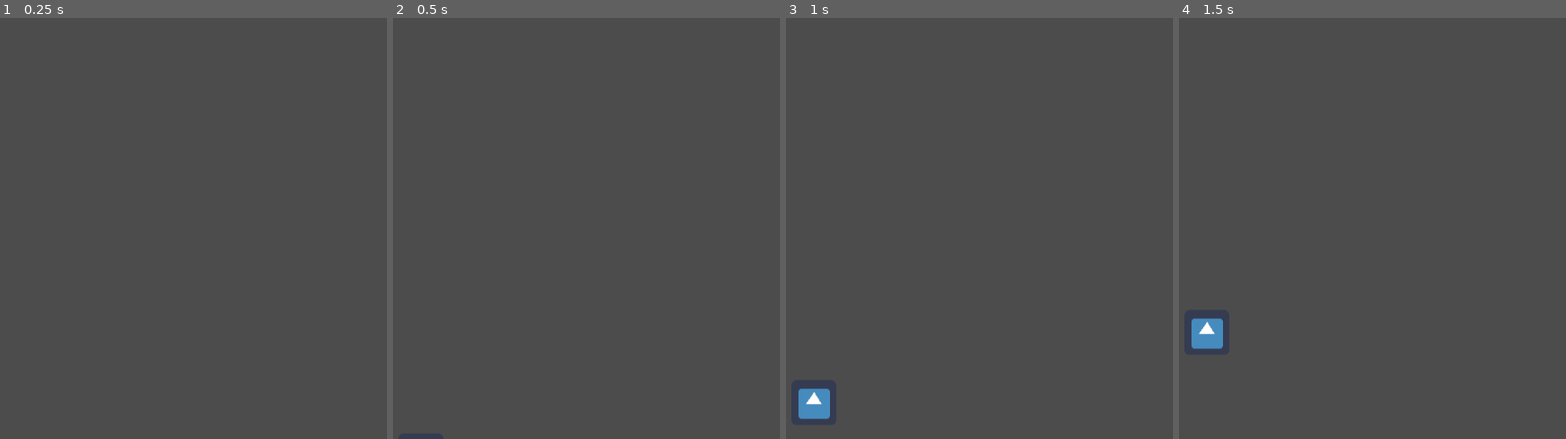
Above: before the commit, frames 1-4 (left to right).
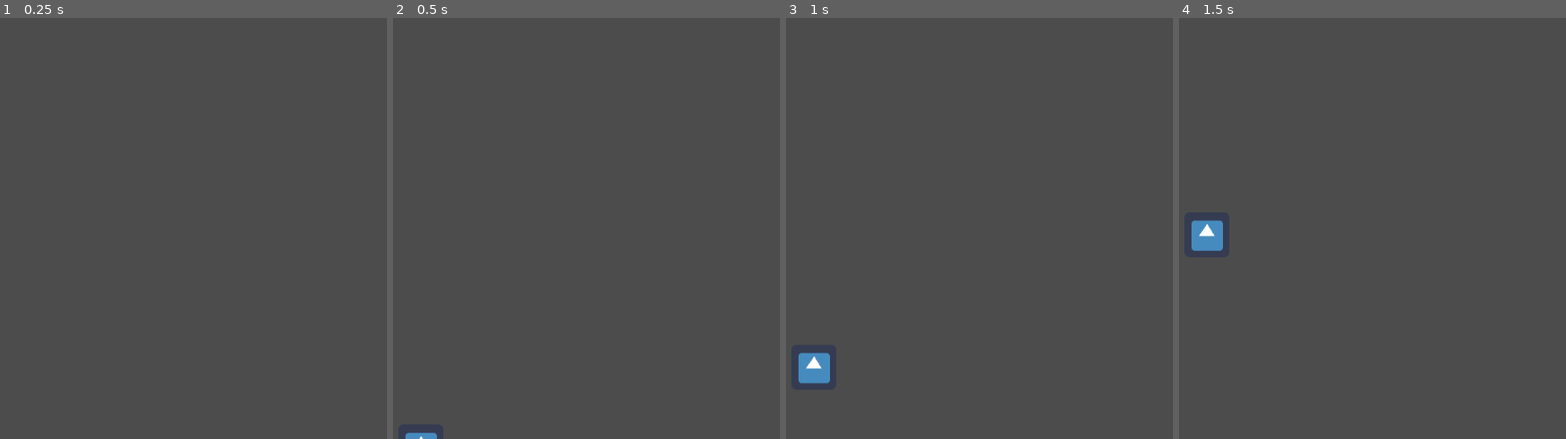
Above: after the commit, the same moments.

Repository: nicohi/terrific-lights-multiplayer
Game: Godot game, scene res://Map.tscn
Two runs of this game, one before a commit and one after it. Both use one fixed random seed, a clock stepped at 60 frames per second and the inputs below. The engine's default icon, where the game draws it, is replaced by a stand-in: a white triangle on a blue panel in a dark square.
Inputs:
- Up to frame 1 (0.25 s): no input
- Up to frame 2 (0.5 s): no input
- Up to frame 3 (1 s): tap Enter at 0.5 s
- Up to frame 4 (1.5 s): no input

Frame 1 is identical in both runs. In frame 2, 0.1% of the frame differs, in the area x 3-12%, y 98-100%; in frame 3, 1.2%, in the area x 3-12%, y 79-96%; in frame 4, 1.2%.

Commit message:
The car slows down when it's turning.

Diff:
--- a/Car/Car.gd
+++ b/Car/Car.gd
@@ -2,9 +2,10 @@
 
 class_name Car
 
-const ACCELERATION := 200
-const MAX_SPEED := 200
-const FRICTION := 200
+const ACCELERATION := 300
+const MAX_SPEED := 500
+const TURNING_SPEED := 100
+const FRICTION := 300
 const DIRECTIONS := [Vector2(-1, 0), Vector2(1, 0), Vector2(0, -1)]
 const PADDING := 50
 const START_DIR := DIRECTIONS[2]
@@ -12,6 +13,10 @@
 var velocity := Vector2.ZERO
 var input_vector := START_DIR
 var direction := Vector2()
+var use_speed := MAX_SPEED
+var use_factor := ACCELERATION
+var turn_done := false
+
 onready var start_pos := Vector2(
 	OS.window_size.x / 2,
 	OS.window_size.y + PADDING
@@ -29,6 +34,9 @@
 	input_vector = START_DIR
 	velocity = Vector2.ZERO
 	direction = _get_direction()
+	use_speed = MAX_SPEED
+	use_factor = ACCELERATION
+	turn_done = false
 
 func _out_of_view() -> bool:
 	var window_size = OS.window_size
@@ -44,12 +52,23 @@
 	if _out_of_view():
 		_reset_car()
 
+	if self.position.y <= 2 * OS.window_size.y / 3 and direction != DIRECTIONS[2]:
+		use_speed = TURNING_SPEED
+		use_factor = FRICTION
+
+	if turn_done:
+		use_speed = MAX_SPEED
+		use_factor = ACCELERATION
+
 	if self.position.y <= OS.window_size.y / 2:
 		input_vector = direction
 
-	velocity = velocity.move_toward(input_vector * MAX_SPEED, ACCELERATION * delta)
+	velocity = velocity.move_toward(input_vector * use_speed, use_factor * delta)
 
 	velocity = move_and_slide(velocity)
 
 	var target_angle := atan2(velocity.x, velocity.y) - PI
 	self.rotation = -target_angle
+
+	if stepify(self.rotation, .01) == stepify(PI / 2, .01) or stepify(self.rotation, .01) == stepify(3 * PI / 2, .01):
+		turn_done = true
